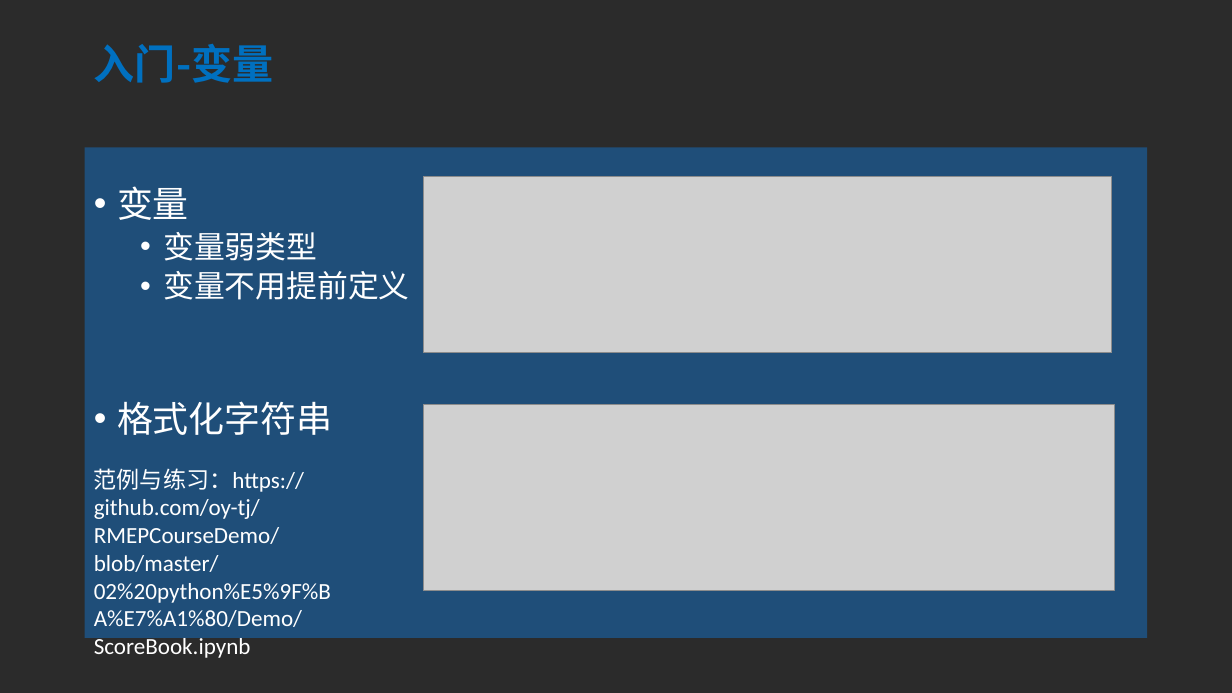
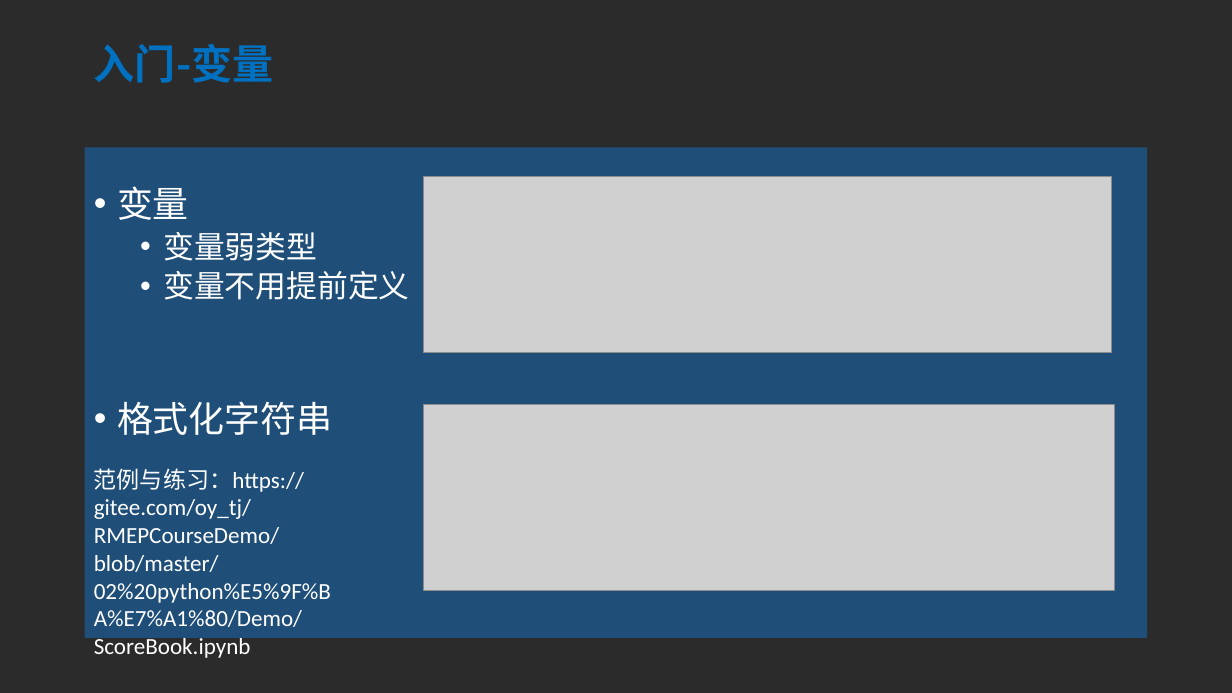
Before and after one commit to oy-tj/RMEPCourseDemo, a slide deck: slide 3 of 02 python基础/02-2 Python基础.pptx. Drawn at 1232x693 pixels with LibreOffice and Linux fonts; fonts in the diff are those of the drawing; grey boxes stand for pictures; background and template pictures are left out; a plain dark background stands for a picture behind light text. Boxes give left, top, right and bottom in pixels: in the first picture for what was removed or moved away, otherwise in the second. Text is boxed around its words. In the diff, an @@ line names an element or a change of style, - is before the commit and + after.

Commit message:
modified url of exp in 02,url is changed to gitee

```diff
--- a/02 python基础/02-2 Python基础.pptx
+++ b/02 python基础/02-2 Python基础.pptx
@@ text "变量" at [85, 147, 1148, 638]: text colour #CCE8CF to #FFFFFF @@
@@ text at [94, 468, 331, 658]: text changed; text colour #CCE8CF to #FFFFFF @@
-范例与练习：https://github.com/oy-tj/RMEPCourseDemo/blob/master/02%20python%E5%9F%BA%E7%A1%80/Demo/ScoreBook.ipynb
+范例与练习：https://gitee.com/oy_tj/RMEPCourseDemo/blob/master/02%20python%E5%9F%BA%E7%A1%80/Demo/ScoreBook.ipynb
```
Also in this commit, not shown: 13 other slides changed.
